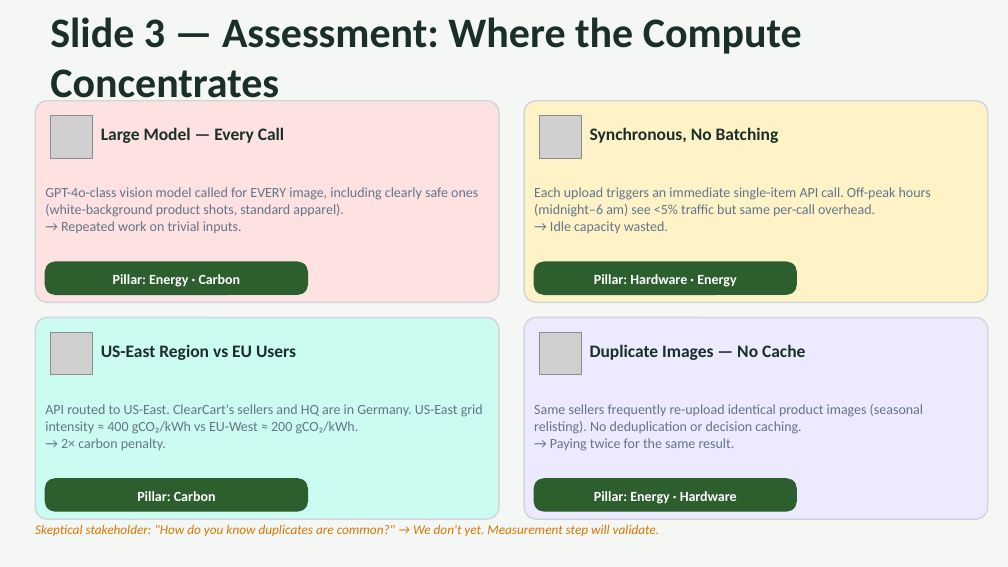
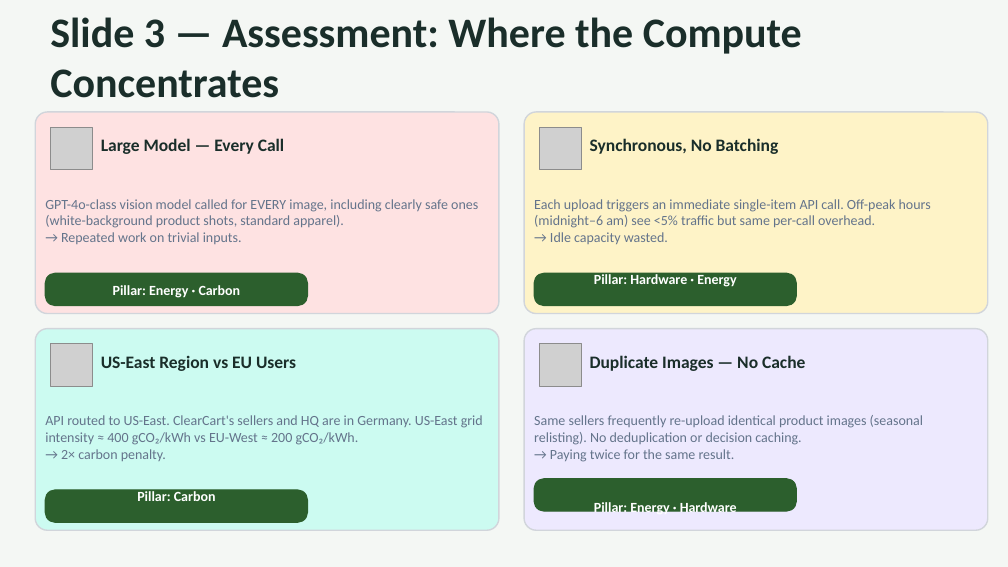
Before and after one commit to Dilia108/lab_green-tech-assessment, a slide deck: slide 5 of ClearCart_GreenTech_Assessment.pptx (slide 4 before the commit). Drawn at 1008x567 pixels with LibreOffice and Linux fonts; fonts in the diff are those of the drawing; grey boxes stand for pictures. Boxes give left, top, right and bottom in pixels: in the first picture for what was removed or moved away, otherwise in the second. Text is boxed around its words. In the diff, an @@ line names an element or a change of style, - is before the commit and + after.

```diff
--- a/ClearCart_GreenTech_Assessment.pptx
+++ b/ClearCart_GreenTech_Assessment.pptx
@@ 10 texts, 7 rounded rectangles, 4 pictures: place and size @@
-10 texts, 7 rounded rectangles, 4 pictures at [35, 101, 988, 519]
+10 texts, 7 rounded rectangles, 4 pictures at [35, 112, 988, 530]
@@ text removed at [35, 524, 659, 536] @@
-Skeptical stakeholder: "How do you know duplicates are common?" → We don't yet. Measurement step will validate.
```
Also in this commit, not shown: 3 other slides changed, 1 slide added, 1 other file.
